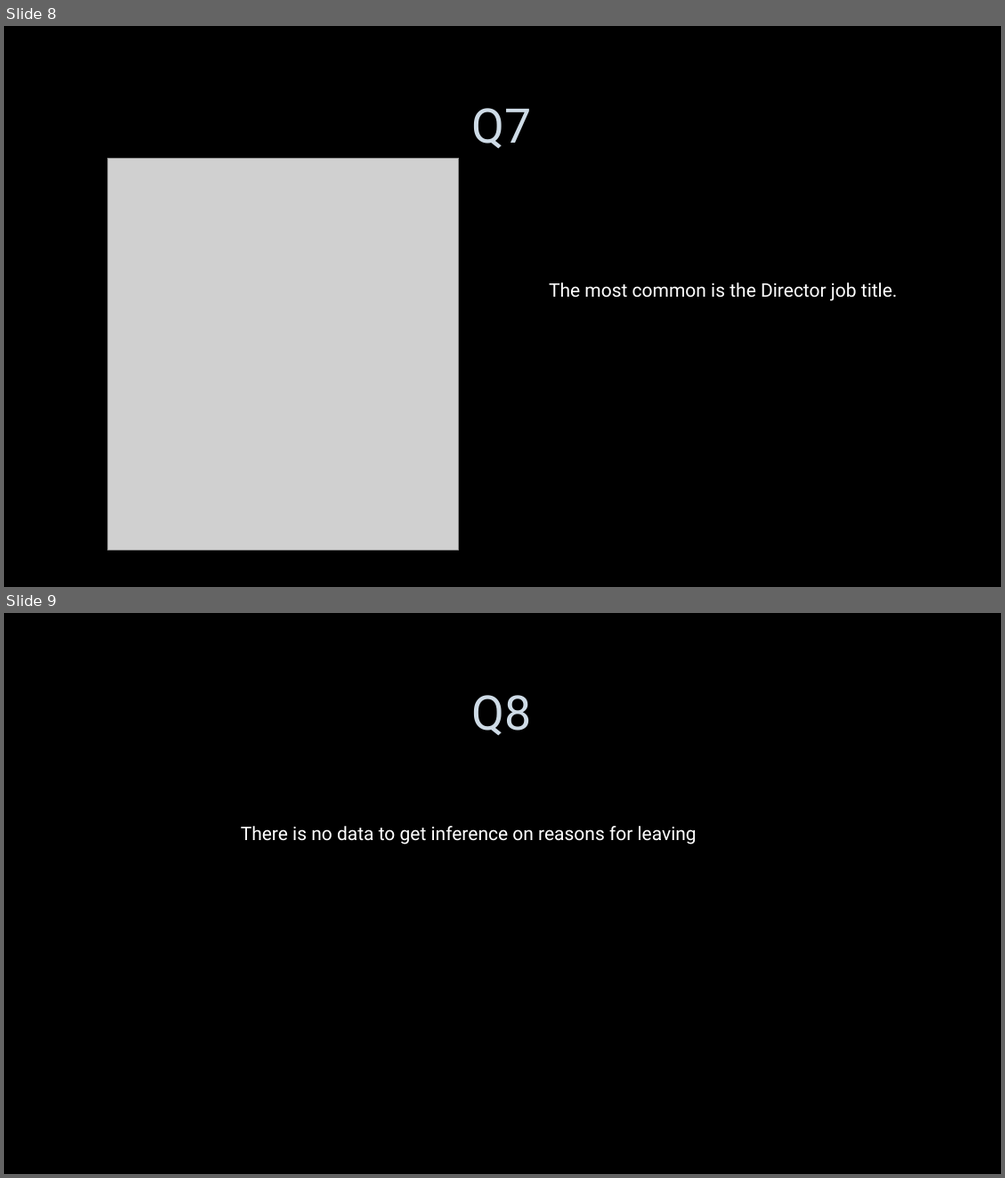
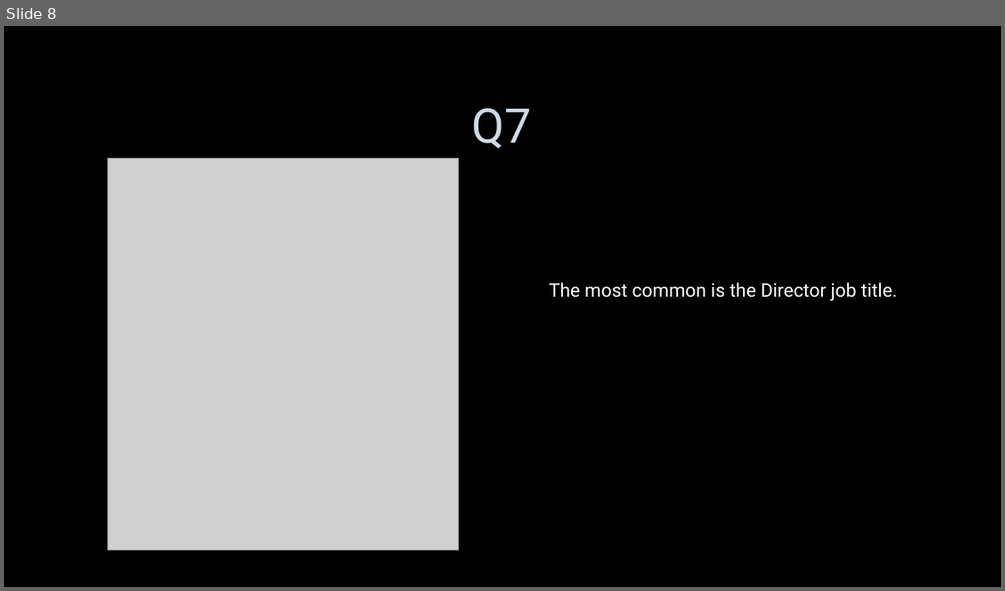
Before and after one commit to SharveshSubhashLV/AssessmentsLV, a slide deck: LVADSUSR187_SharveshSubhash.pptx. Shown one above the other, each under a label of ours: slides 8 and 9 before the commit, slide 8 after it. The pictures are 1005x1178 and 1005x591 pixels, drawn with LibreOffice and Linux fonts; fonts in the diff are those of the drawing; grey boxes stand for pictures; background and template pictures are left out. Boxes give left, top, right and bottom in pixels: in the first picture for what was removed or moved away, otherwise in the second. Text is boxed around its words. In the diff, an @@ line names an element or a change of style, - is before the commit and + after.

```diff
--- a/LVADSUSR187_SharveshSubhash.pptx
+++ b/LVADSUSR187_SharveshSubhash.pptx
@@ slide 9 removed at (4, 613, 1001, 1174), background picture (left out) @@
@@ title removed at (472, 695, 532, 736) @@
-Q8
@@ text removed at (241, 826, 696, 844) @@
-There is no data to get inference on reasons for leaving
```
Also in this commit, not shown: 1 slide added, 2 other slides removed.
